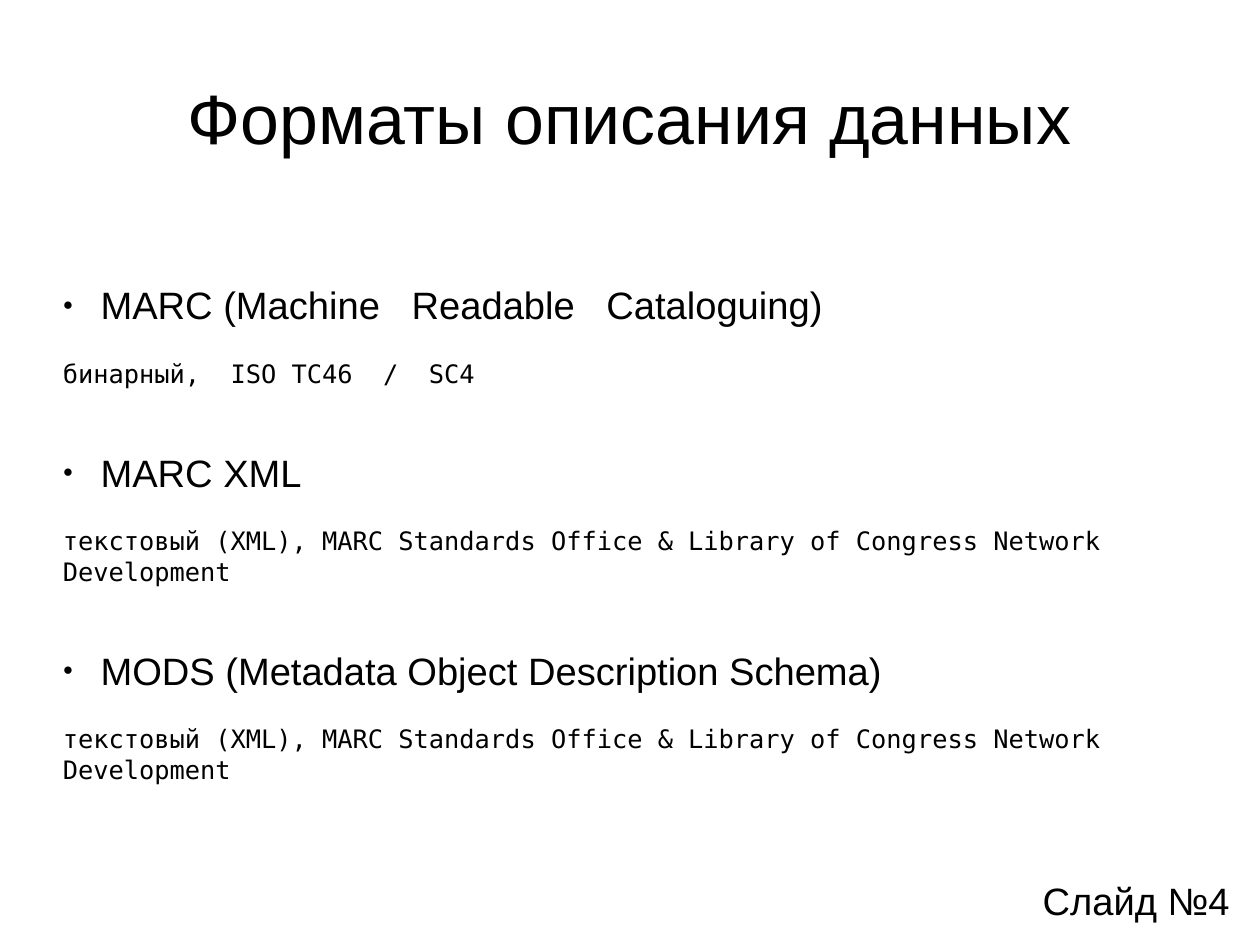
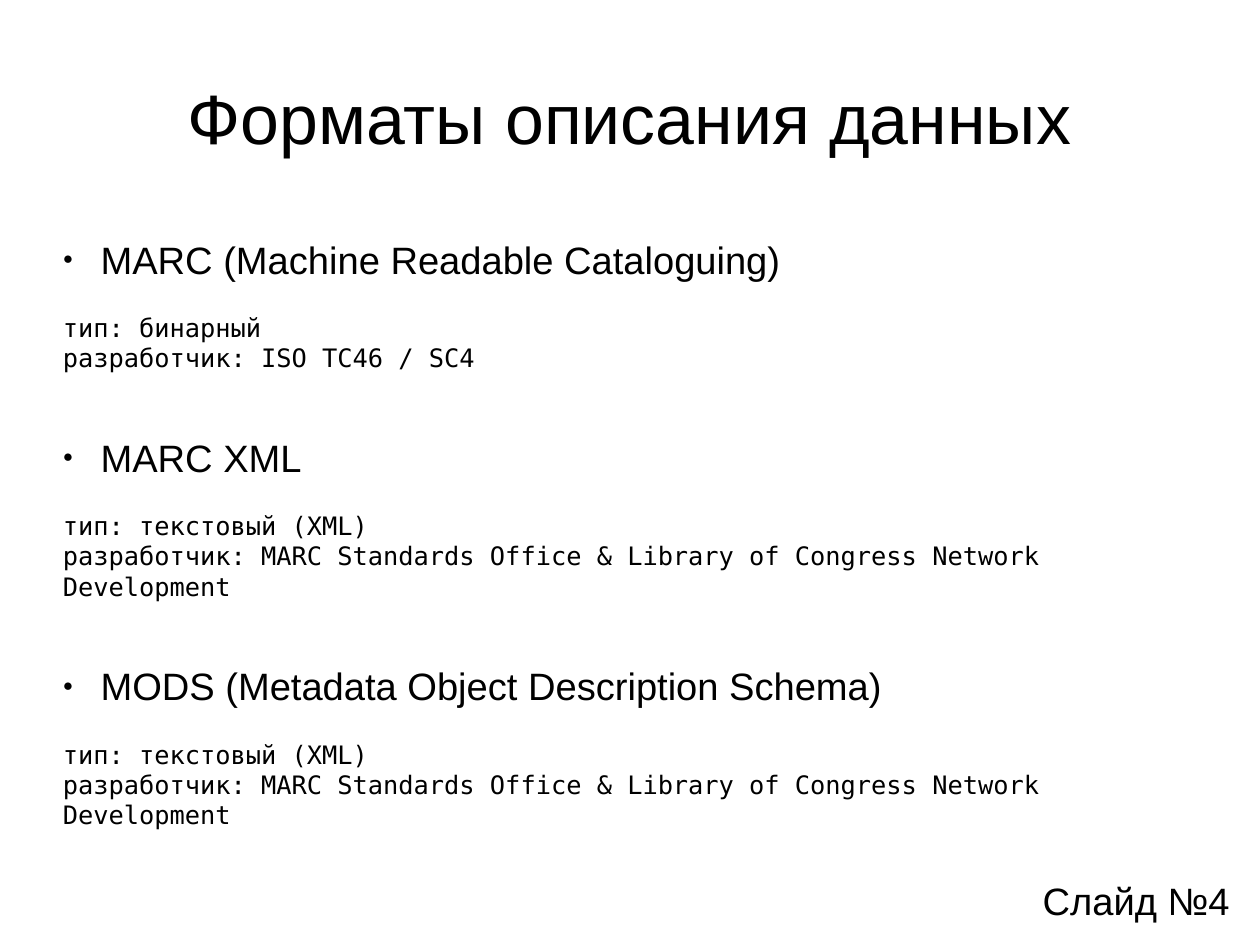
Before and after one commit to aeremenok/a-team-777, a slide deck: slide 4 of diploma/ssv/ssv-presentation.odp. Drawn at 1260x945 pixels with LibreOffice and Linux fonts; fonts in the diff are those of the drawing. Boxes give left, top, right and bottom in pixels: in the first picture for what was removed or moved away, otherwise in the second. Text is boxed around its words. In the diff, an @@ line names an element or a change of style, - is before the commit and + after.

```diff
--- a/diploma/ssv/ssv-presentation.odp
+++ b/diploma/ssv/ssv-presentation.odp
@@ subtitle at [63,317,475,373]: text changed @@
-бинарный, ISO TC46 / SC4
+тип: бинарный
+разработчик: ISO TC46 / SC4
@@ subtitle at [63,515,1039,602]: text changed @@
-текстовый (XML), MARC Standards Office & Library of Congress Network Development
+тип: текстовый (XML)
+разработчик: MARC Standards Office & Library of Congress Network Development
@@ subtitle at [63,744,1039,830]: text changed @@
-текстовый (XML), MARC Standards Office & Library of Congress Network Development
+тип: текстовый (XML)
+разработчик: MARC Standards Office & Library of Congress Network Development
```
Also in this commit, not shown: 7 other slides changed, 1 other file.
